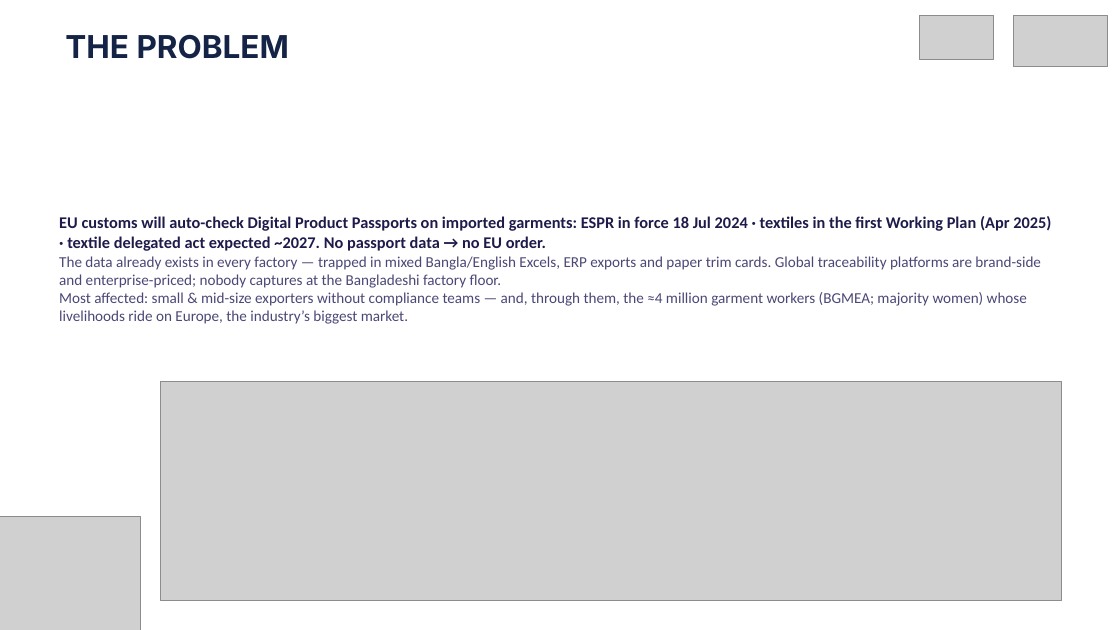
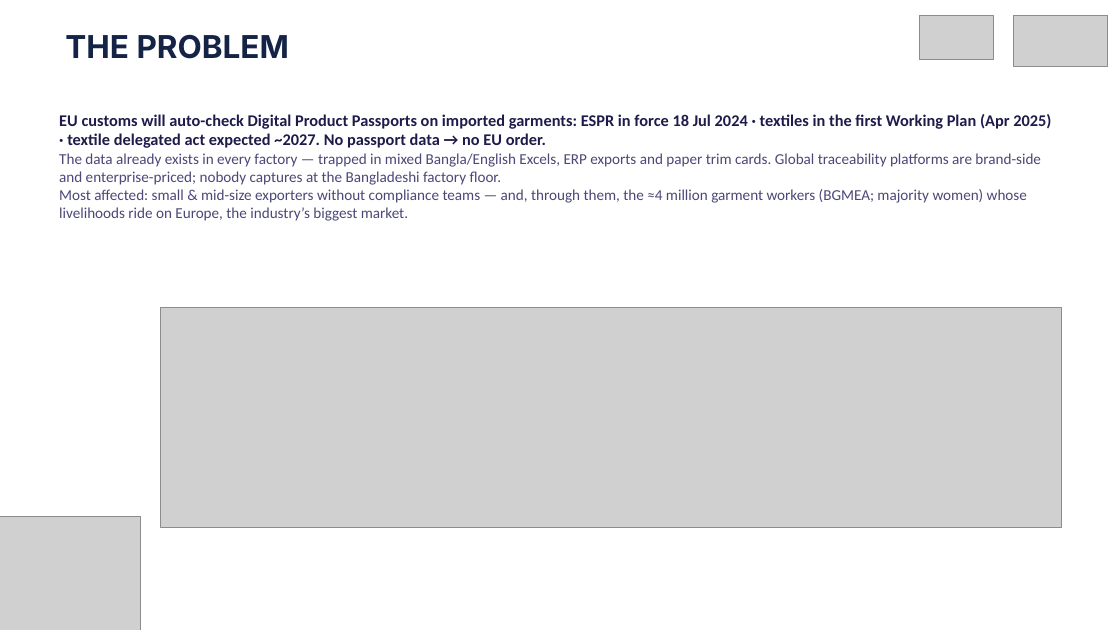
Before and after one commit to rudra496/porichoy, a slide deck: slide 2 of deck/Porichoy_Pitch_Deck.pptx. Drawn at 1120x630 pixels with LibreOffice and Linux fonts; fonts in the diff are those of the drawing; grey boxes stand for pictures. Boxes give left, top, right and bottom in pixels: in the first picture for what was removed or moved away, otherwise in the second. Text is boxed around its words. In the diff, an @@ line names an element or a change of style, - is before the commit and + after.

```diff
--- a/deck/Porichoy_Pitch_Deck.pptx
+++ b/deck/Porichoy_Pitch_Deck.pptx
@@ text "EU customs will auto-check Digital ..." moved from (x1=59, y1=216, x2=1051, y2=324) to (x1=59, y1=114, x2=1051, y2=221) @@
@@ picture moved from (x1=160, y1=381, x2=1061, y2=601) to (x1=160, y1=308, x2=1061, y2=527) @@
```
Also in this commit, not shown: 6 other slides changed, 1 other file.
